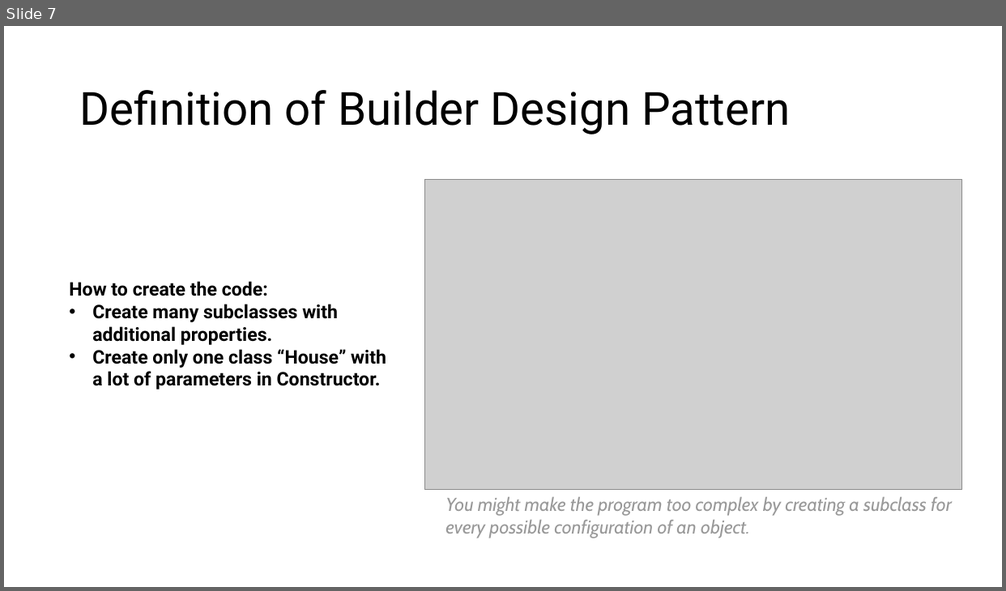
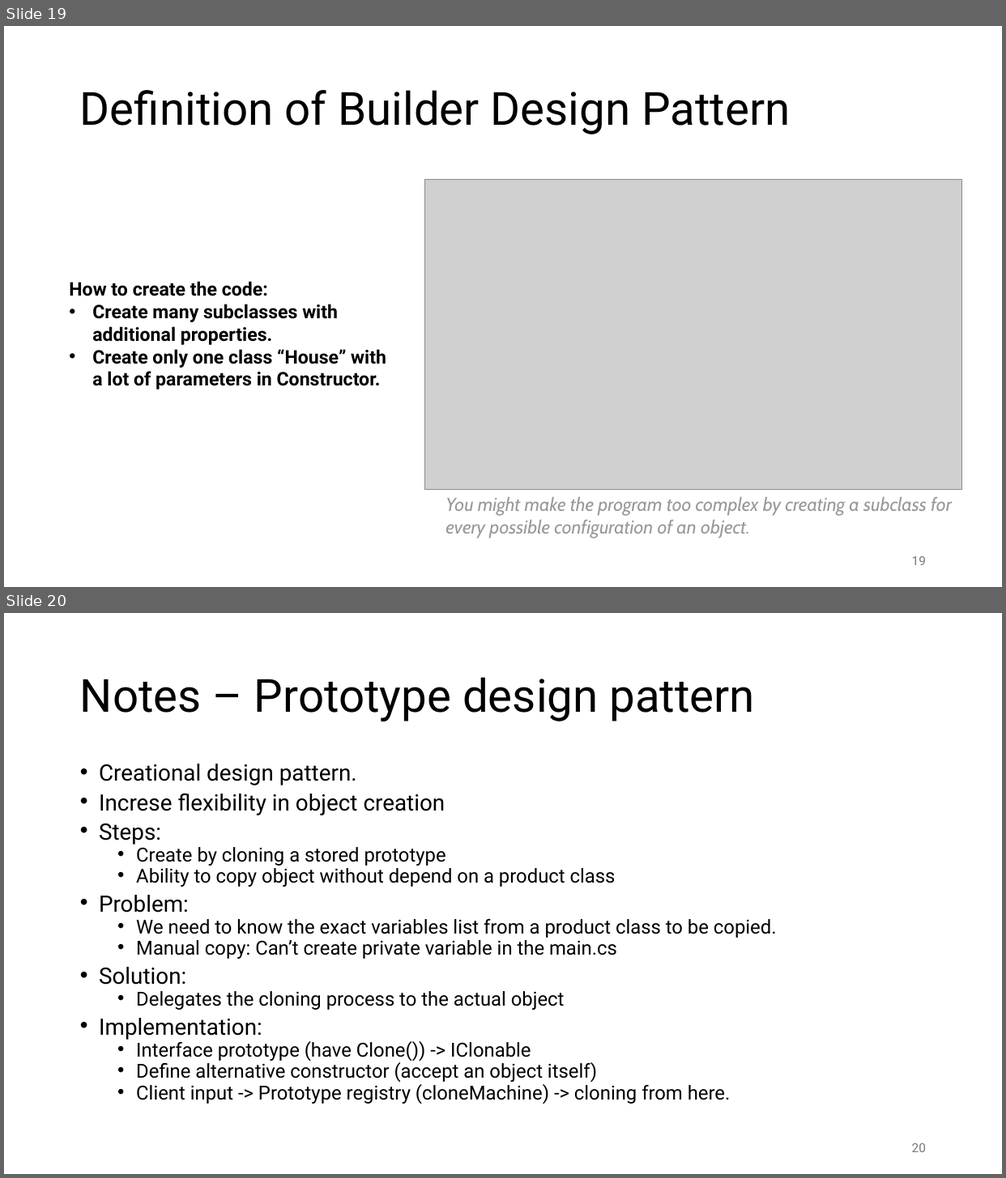
Before and after one commit to yudharisandy/Bootcamp-Formulatrix-CSharp, a slide deck: Day 20/Design Pattern Project/[Yudha] Design Pattern Project.pptx. Shown one above the other, each under a label of ours: slide 7 before the commit, slides 19 and 20 after it. The pictures are 1006x591 and 1006x1178 pixels, drawn with LibreOffice and Linux fonts; fonts in the diff are those of the drawing; grey boxes stand for pictures. Boxes give left, top, right and bottom in pixels: in the first picture for what was removed or moved away, otherwise in the second. Text is boxed around its words. In the diff, an @@ line names an element or a change of style, - is before the commit and + after.

Commit message:
doc: add design pattern

```diff
--- a/Day 20/Design Pattern Project/[Yudha] Design Pattern Project.pptx
+++ b/Day 20/Design Pattern Project/[Yudha] Design Pattern Project.pptx
@@ slide 20 added at <box>4,613,1002,1174</box>, background #FFFFFF @@
@@ title added at <box>80,677,755,722</box>, 44 pt, text #000000 @@
+Notes – Prototype design pattern
@@ text added at <box>99,764,777,1104</box>, 18.6 pt, text #000000 @@
+• Creational design pattern.
+• Increse flexibility in object creation
+• Steps:
+  • Create by cloning a stored prototype
+  • Ability to copy object without depend on a product class
+• Problem:
+  • We need to know the exact variables list from a product class to be copied.
+  • Manual copy: Can’t create private variable in the main.cs
+• Solution:
+  • Delegates the cloning process to the actual object
+• Implementation:
+  • Interface prototype (have Clone()) -> IClonable
+  • Define alternative constructor (accept an object itself)
+  • Client input -> Prototype registry (cloneMachine) -> cloning from here.
@@ page number added at <box>912,1144,926,1152</box>, 12 pt, text #797979 @@
+20
@@ what was slide 7 is now slide 19 @@
@@ slide 19 changed as well @@
@@ page number added at <box>912,557,926,565</box>, 12 pt, text #797979 @@
+19
```
Also in this commit, not shown: 12 other slides changed, 9 other slides added, 2 slides removed, 16 other files.
